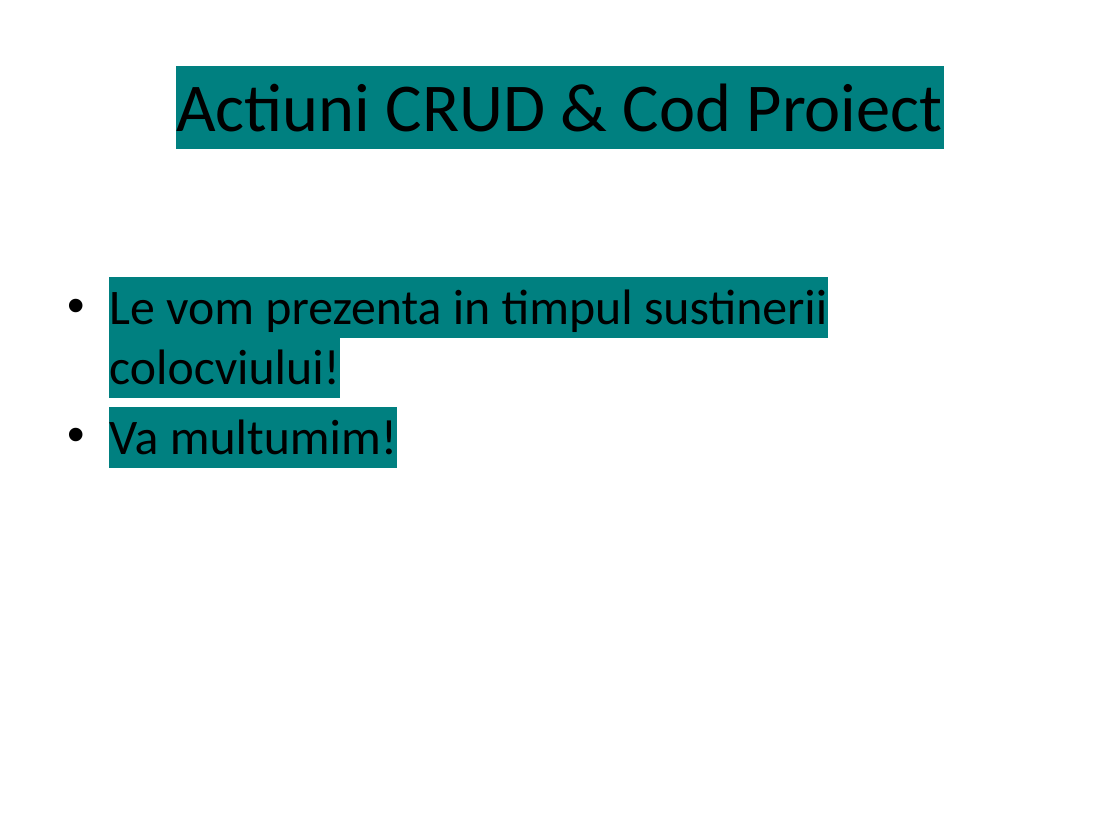
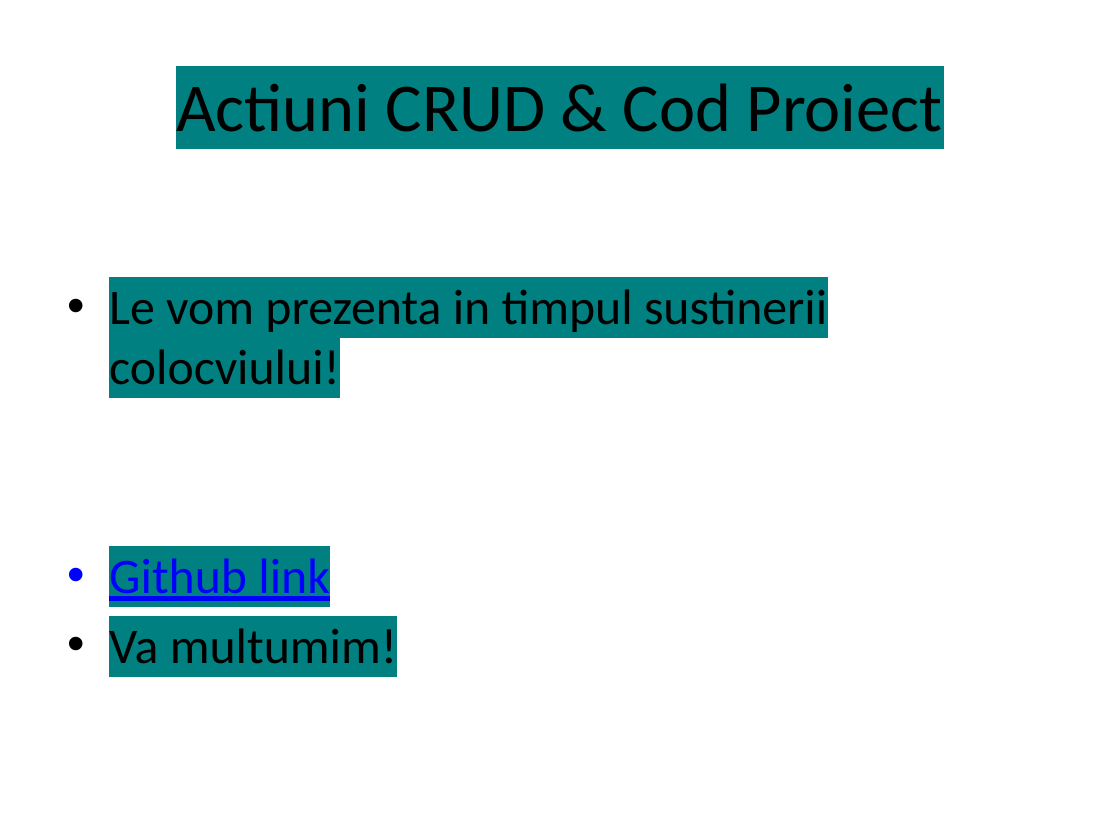
Before and after one commit to OpreaMihaela/ProiectPST, a slide deck: slide 14 of farmacie/Proiect de software pentru telecomunicații- (1) (1).pptx. Drawn at 1120x840 pixels with LibreOffice and Linux fonts; fonts in the diff are those of the drawing; background and template pictures are left out. Boxes give left, top, right and bottom in pixels: in the first picture for what was removed or moved away, otherwise in the second. Text is boxed around its words. In the diff, an @@ line names an element or a change of style, - is before the commit and + after.

```diff
--- a/farmacie/Proiect de software pentru telecomunicații- (1) (1).pptx
+++ b/farmacie/Proiect de software pentru telecomunicații- (1) (1).pptx
@@ text at [109, 558, 330, 601]: paragraph added @@
+• Github link
```
